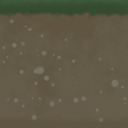
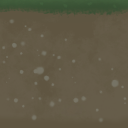
Before/after of a 128×128 layered artwork. What changed in the layer stack:
painted on "颜料图层 4" over box(0, 0, 128, 20)
added layer "颜料图层 6" above "颜料图层 2" over box(0, 0, 128, 20)
painted on "颜料图层 2" over box(0, 0, 128, 20)
